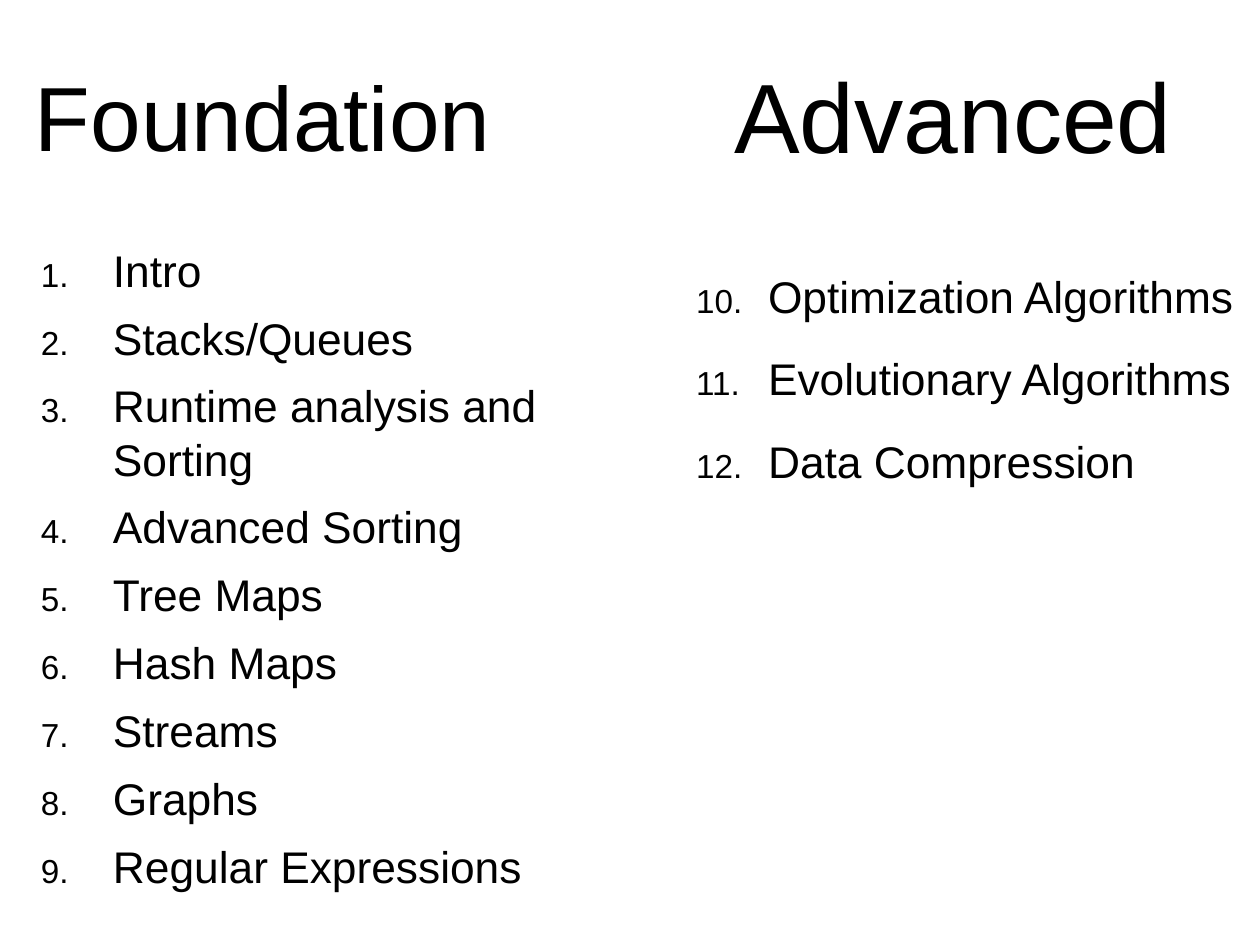
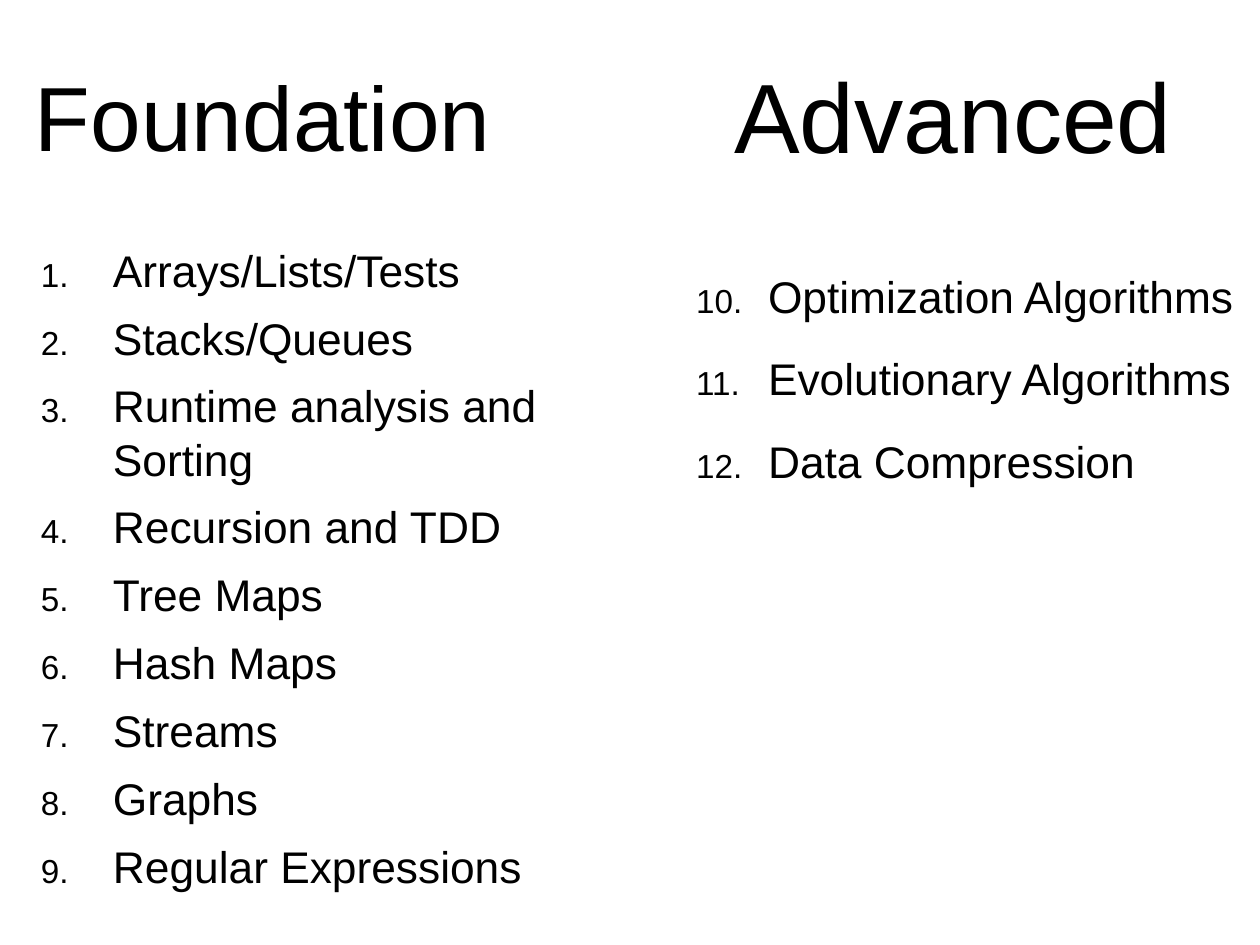
Before and after one commit to arcuri82/algorithms, a slide deck: slide 5 of docs/slides/01/01_intro.pptx. Drawn at 1260x945 pixels with LibreOffice and Linux fonts; fonts in the diff are those of the drawing. Boxes give left, top, right and bottom in pixels: in the first picture for what was removed or moved away, otherwise in the second. Text is boxed around its words. In the diff, an @@ line names an element or a change of style, - is before the commit and + after.

```diff
--- a/docs/slides/01/01_intro.pptx
+++ b/docs/slides/01/01_intro.pptx
@@ text at (113,255,460,295): text changed @@
-1. Intro
+1. Arrays/Lists/Tests
@@ text at (113,511,501,544): text changed @@
-4. Advanced Sorting
+4. Recursion and TDD
```
Also in this commit, not shown: 1 other slide changed, 2 slides added, 24 other files.
